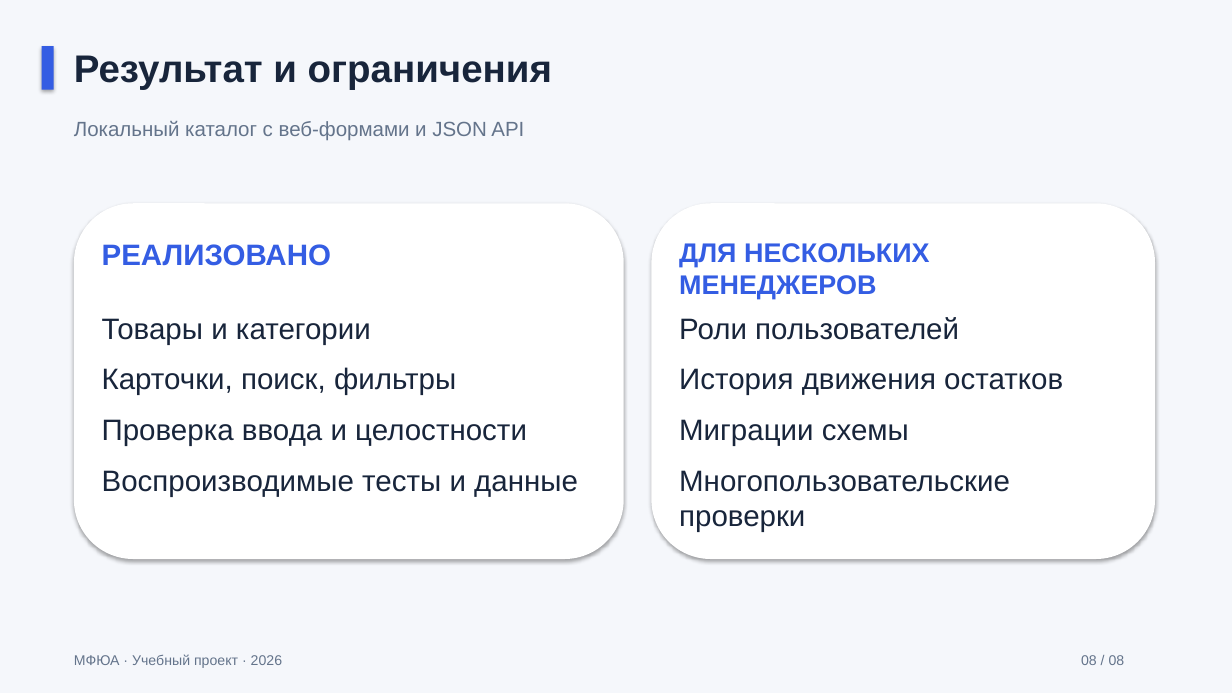
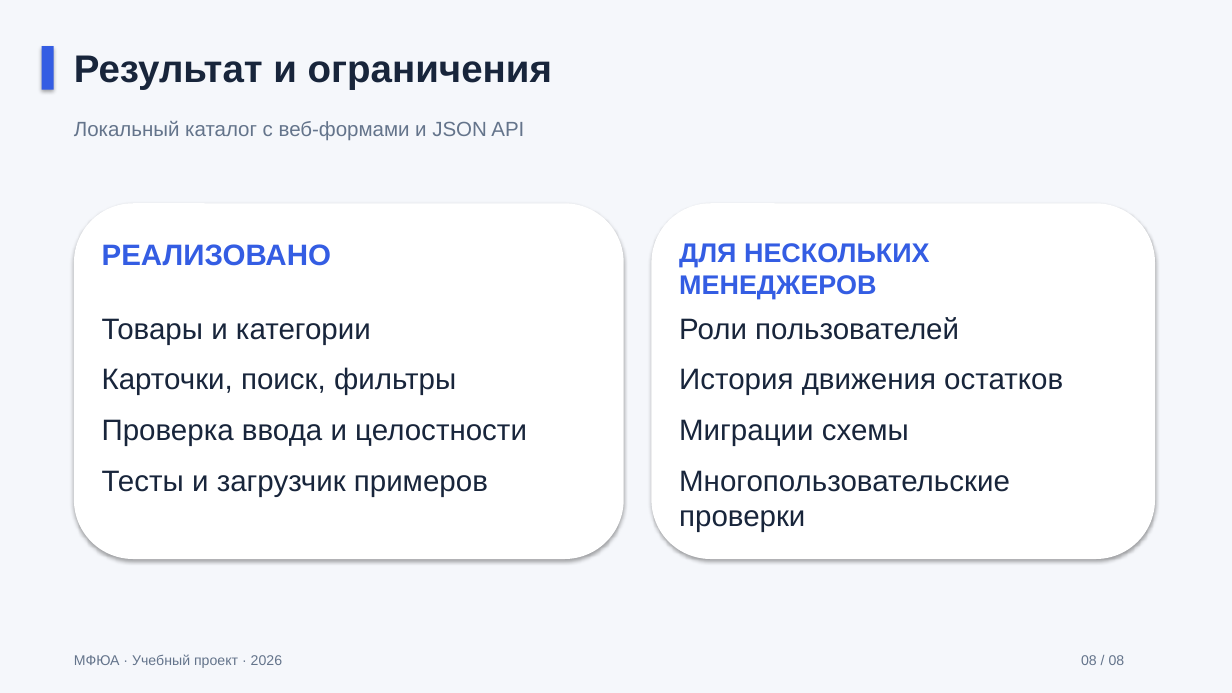
Before and after one commit to Koryza/kyyyyyrsach, a slide deck: slide 8 of docs/defense/catalog_defense.pptx. Drawn at 1232x693 pixels with LibreOffice and Linux fonts; fonts in the diff are those of the drawing. Boxes give left, top, right and bottom in pixels: in the first picture for what was removed or moved away, otherwise in the second. Text is boxed around its words. In the diff, an @@ line names an element or a change of style, - is before the commit and + after.

```diff
--- a/docs/defense/catalog_defense.pptx
+++ b/docs/defense/catalog_defense.pptx
@@ text at [102, 470, 488, 497]: text changed @@
-Воспроизводимые тесты и данные
+Тесты и загрузчик примеров
```
Also in this commit, not shown: 4 other slides changed, 23 other files.
